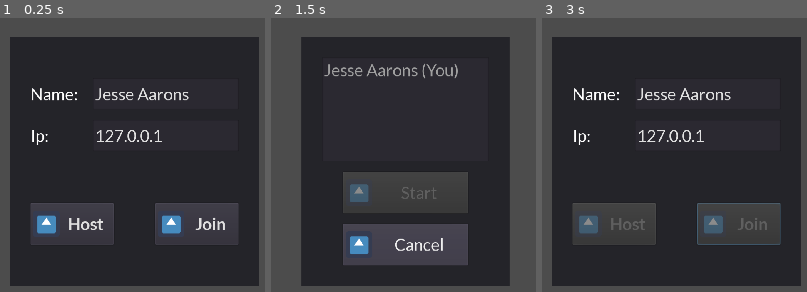
Above: before the commit, frames 1-3 (left to right).
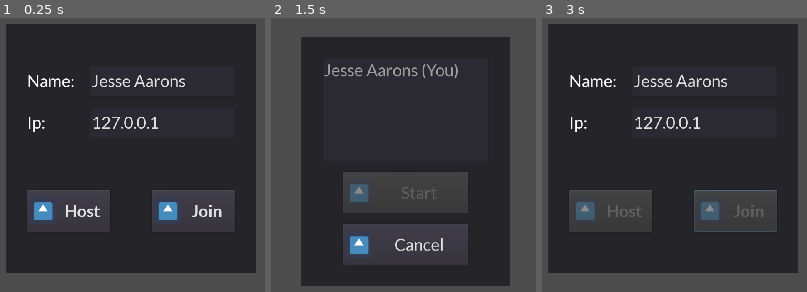
Above: after the commit, the same moments.

Repository: The-Portfolio-Organisation/MagickaTheMagicForest
Game: Godot game, scene res://Scenes/Lobby.tscn
The game is run twice, just before and just after one commit, with the same random seed, the same clock (stepped at 60 frames per second) and the same inputs. The engine's default icon, where the game draws it, is replaced by a stand-in: a white triangle on a blue panel in a dark square.
Inputs (mouse positions are in pixels of both pictures, inside the frame that each line leads up to):
- Up to frame 1 (0.25 s): no input
- Up to frame 2 (1.5 s): tap Enter at 0.5 s; move the mouse to (outside the picture) at 0.52 s; hold D (move_right) 0.53-1.25 s; click (outside the picture) at 0.67 s; tap Space (jump) at 0.77 s; click "Host" at 1.25 s
- Up to frame 3 (3 s): click "Cancel" at 2 s; click "Join" at 2.75 s

The runs differ from the first frame. In frame 1, 20% of the frame differs, in the area x 2-98%, y 2-98%; in frame 2, less than 0.1%; in frame 3, 20%.

Commit message:
* nothing

Diff:
--- a/source/Scenes/Lobby.tscn
+++ b/source/Scenes/Lobby.tscn
@@ -69,8 +69,10 @@
 }
 
 [node name="Connect" type="Panel" parent="Control"]
-anchor_right = 1.0
-anchor_bottom = 1.0
+anchor_left = -0.00416667
+anchor_top = -0.0287037
+anchor_right = 0.995833
+anchor_bottom = 0.971296
 margin_left = 660.0
 margin_top = 240.0
 margin_right = -660.0
